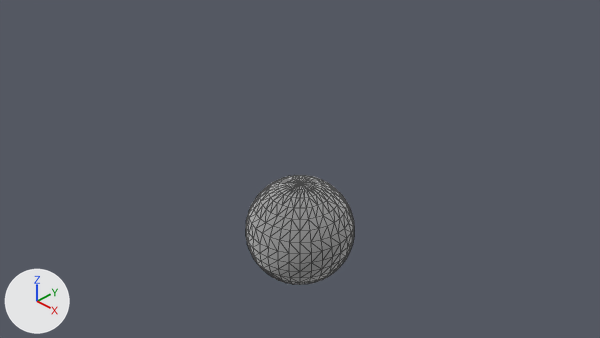
One commit to the Blender file pbr_node/glTF2.blend: the scene before it, then after it.
Camera for both pictures: the file's camera 'Camera'. The axes (+X, +Y, +Z) are drawn at lower left. The lights are the same throughout. Mesh edges are drawn as thin lines.

Script lines for the objects in view, before the commit:
```python
me_sphere = bpy.data.meshes.new('Sphere')
me_sphere.from_pydata(...)  # a UV sphere (32 segments, 16 rings, poles along z) spanning x -1.0..1.0, y -1.0..1.0, z -1.0..1.0
me_sphere.polygons.foreach_set('use_smooth', [True] * 960)
me_sphere.materials.append(mat_material)
ob_sphere = bpy.data.objects.new('Sphere', me_sphere)
ob_sphere.location = (0.0, 0.0, 0.0)
```
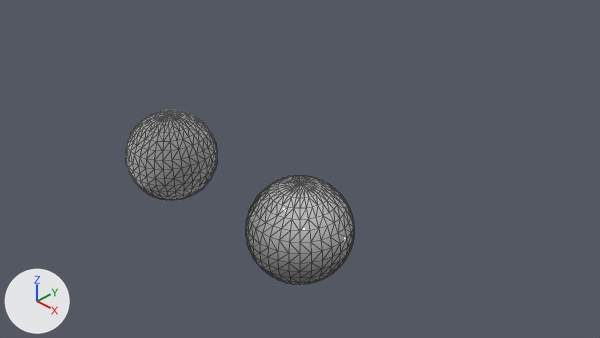
The newer file is also turned or shifted as a whole; pictures and numbers use the older file's frame.

Scene script edits in JSON lines:
```json
{"op": "add", "block": "ng_gltf_specular_glossiness", "code": ["ng_gltf_specular_glossiness = bpy.data.node_groups.new('glTF Specular Glossiness', 'ShaderNodeTree')", "# nodes: AddShader, Attribute, CombineXYZ, Group, Math, Mix, MixShader, NewGeometry, NormalMap, RGB, RGBToBW, SeparateColor, SeparateXYZ, VectorMath", "# colours: white #ffffff, blue #bcbcff"]}
{"op": "add", "block": "mat_material_sg", "code": ["mat_material_sg = bpy.data.materials.new('Material_SG')", "# nodes: Group, OutputMaterial", "# colours: white #ffffff, blue #bcbcff, black #000000"]}
{"block": "me_sphere", "where": "me_sphere.from_pydata(...)  # 482 vertices, 960 faces; spans x -1.0..1.0, y -1.0..1.0, z -1.0..1.0"}
{"op": "remove", "block": "me_sphere", "code": "me_sphere.materials.append(mat_material)"}
{"op": "add", "block": "me_sphere", "code": "me_sphere.materials.append(mat_material_sg)"}
{"op": "add", "block": "me_sphere_mr", "code": ["me_sphere_mr = bpy.data.meshes.new('Sphere_MR')", "me_sphere_mr.from_pydata(...)  # a UV sphere (32 segments, 16 rings, poles along z) spanning x -1.0..1.0, y -1.0..1.0, z -1.0..1.0", "me_sphere_mr.polygons.foreach_set('use_smooth', [True] * 960)", "me_sphere_mr.materials.append(mat_material)"]}
{"op": "add", "block": "ob_sphere_mr", "code": ["ob_sphere_mr = bpy.data.objects.new('Sphere_MR', me_sphere_mr)", "ob_sphere_mr.location = (-4.0, 0.0, 0.0)"]}
```

Pixel boxes [x1, y1, x2, y2] of what changed, in the pictures (600 x 338 px):
```json
{"object": "Sphere", "change": "recoloured", "before": [246, 175, 354, 284], "after": [246, 175, 354, 284]}
{"object": "Sphere_MR", "change": "added", "after": [126, 110, 217, 201]}
```
